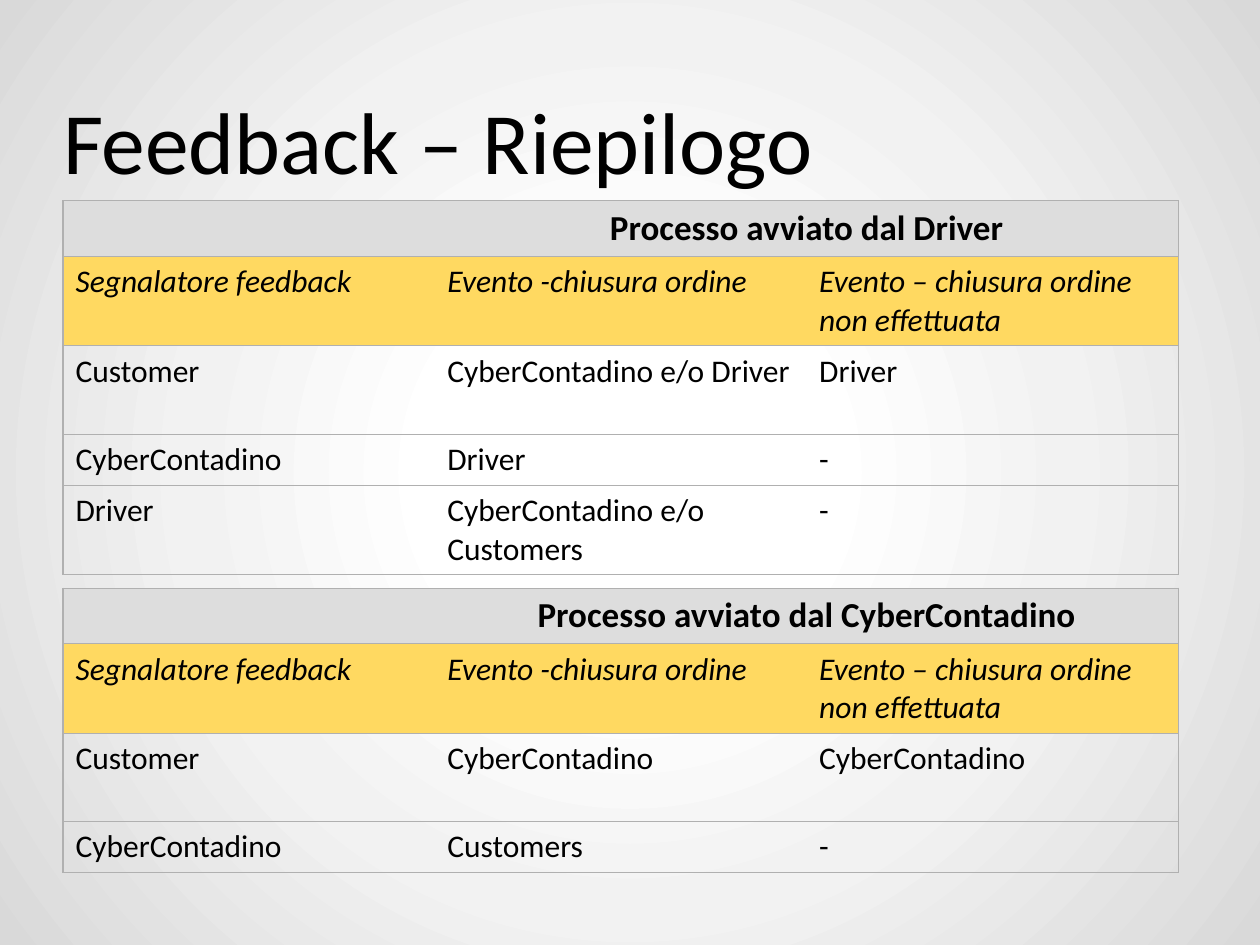
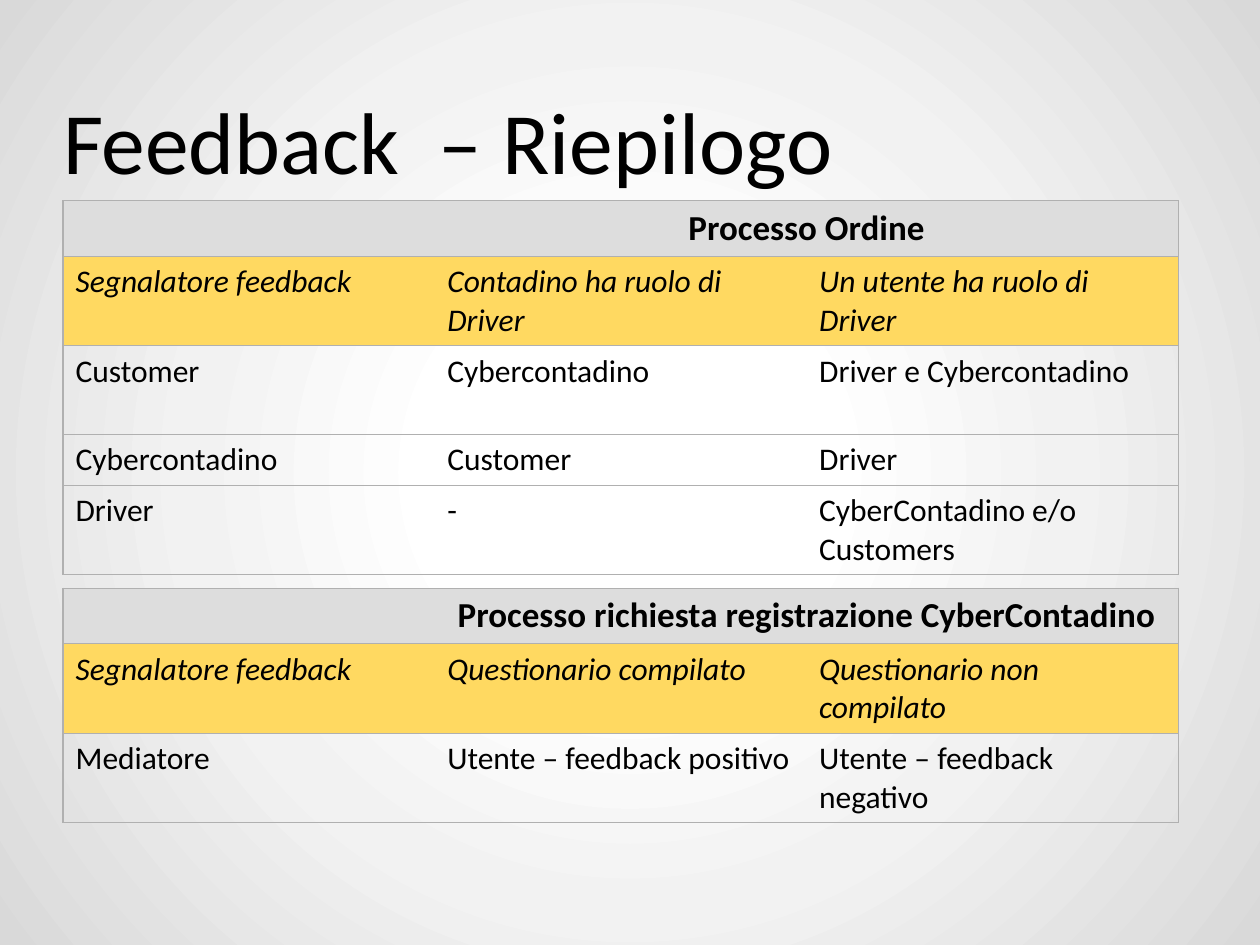
Before and after one commit to ZhangUranus/amicidelgas, a slide deck: slide 19 of SeamAmiciDelGas/risorse_gassose/presentazione_demo/SeamAmiciDelGas.pptx. Drawn at 1260x945 pixels with LibreOffice and Linux fonts; fonts in the diff are those of the drawing; background and template pictures are left out. Boxes give left, top, right and bottom in pixels: in the first picture for what was removed or moved away, otherwise in the second. Text is boxed around its words. In the diff, an @@ line names an element or a change of style, - is before the commit and + after.

```diff
--- a/SeamAmiciDelGas/risorse_gassose/presentazione_demo/SeamAmiciDelGas.pptx
+++ b/SeamAmiciDelGas/risorse_gassose/presentazione_demo/SeamAmiciDelGas.pptx
@@ title "Feedback – Riepilogo" rewrapped from box(63, 113, 813, 189) to box(63, 113, 832, 189) @@
@@ table at box(63, 200, 1178, 570) @@
-row 1, column 2: Processo avviato dal Driver
+row 1, column 2: Processo Ordine
-row 2, column 2: Evento -chiusura ordine
+row 2, column 2: Contadino ha ruolo di Driver
-row 2, column 3: Evento – chiusura ordine non effettuata
+row 2, column 3: Un utente ha ruolo di Driver
-row 3, column 2: CyberContadino e/o Driver
+row 3, column 2: Cybercontadino
-row 3, column 3: Driver
+row 3, column 3: Driver e Cybercontadino
-row 4: CyberContadino | Driver | -
+row 4: Cybercontadino | Customer | Driver
-row 5, column 2: CyberContadino e/o Customers
+row 5, column 2: -
-row 5, column 3: -
+row 5, column 3: CyberContadino e/o Customers
@@ table at box(63, 588, 1178, 819) @@
-row 1:  | Processo avviato dal CyberContadino | 
-row 2: Segnalatore feedback | Evento -chiusura ordine | Evento – chiusura ordine non effettuata
-row 3: Customer | CyberContadino | CyberContadino
-row 4: CyberContadino | Customers | -
+row 1:  | Processo richiesta registrazione CyberContadino | 
+row 2: Segnalatore feedback | Questionario compilato | Questionario non compilato
+row 3: Mediatore | Utente – feedback positivo | Utente – feedback negativo
```
Also in this commit, not shown: 16 other slides changed, 31 slides added, 2 slides removed.
